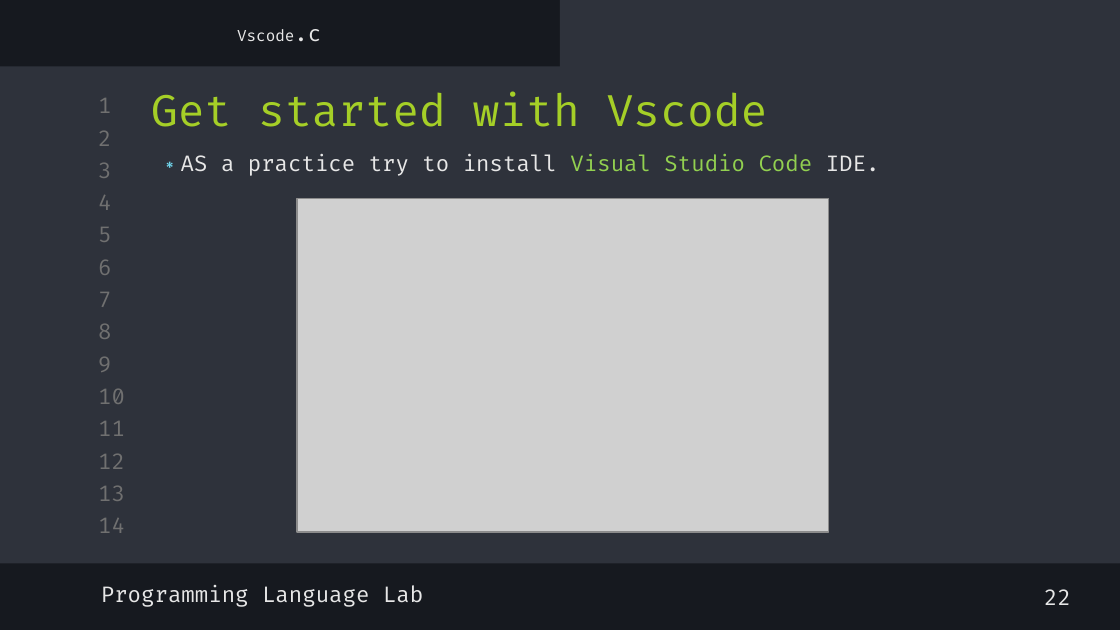
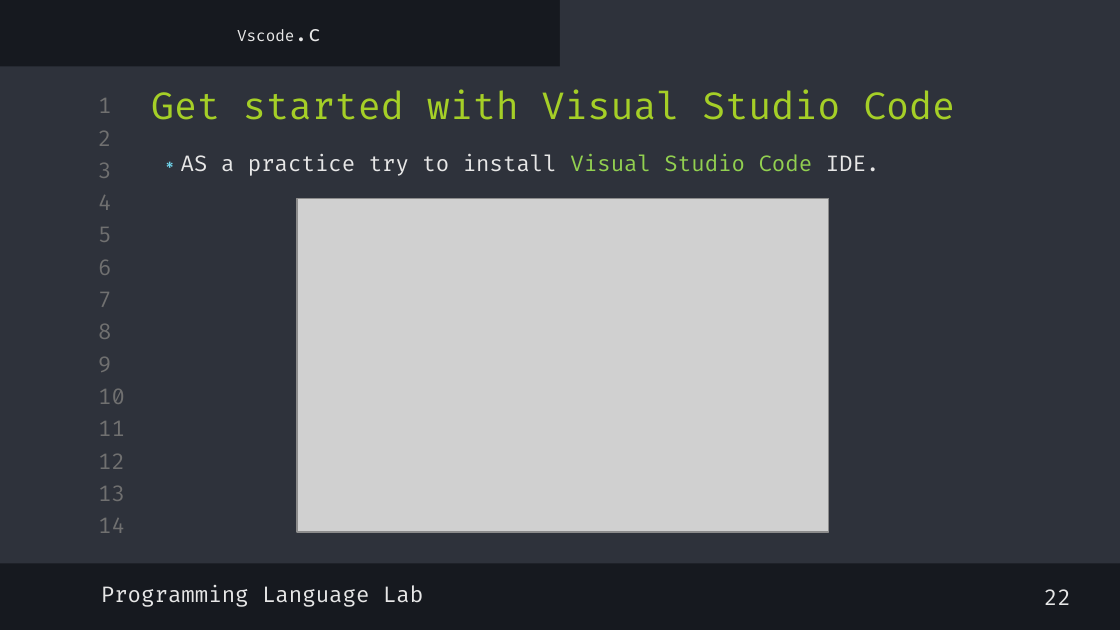
Before and after one commit to shayan-naghizadeh/C-Lab-AUT, a slide deck: slide 26 of slides/1.Introduction/Intro.pptx. Drawn at 1120x630 pixels with LibreOffice and Linux fonts; fonts in the diff are those of the drawing; grey boxes stand for pictures. Boxes give left, top, right and bottom in pixels: in the first picture for what was removed or moved away, otherwise in the second. Text is boxed around its words. In the diff, an @@ line names an element or a change of style, - is before the commit and + after.

```diff
--- a/slides/1.Introduction/Intro.pptx
+++ b/slides/1.Introduction/Intro.pptx
@@ title at (151,89,955,120): text changed; size 28 to 24 pt @@
-Get started with Vscode
+Get started with Visual Studio Code
```
Also in this commit, not shown: 11 other slides changed.
